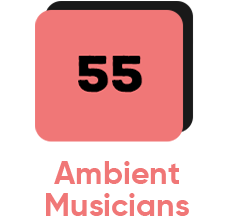
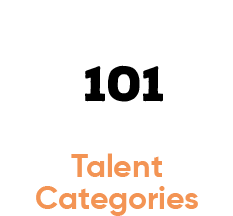
The second 233px x 216px image is a revision of the first. Changes to its layers:
removed layer "17" over [35, 1, 194, 142]
added layer "101" above "Talent Categories" over [85, 65, 163, 102]
renamed "Ambient Musicians" to "Talent Categories", painted on it over [36, 153, 198, 216]
